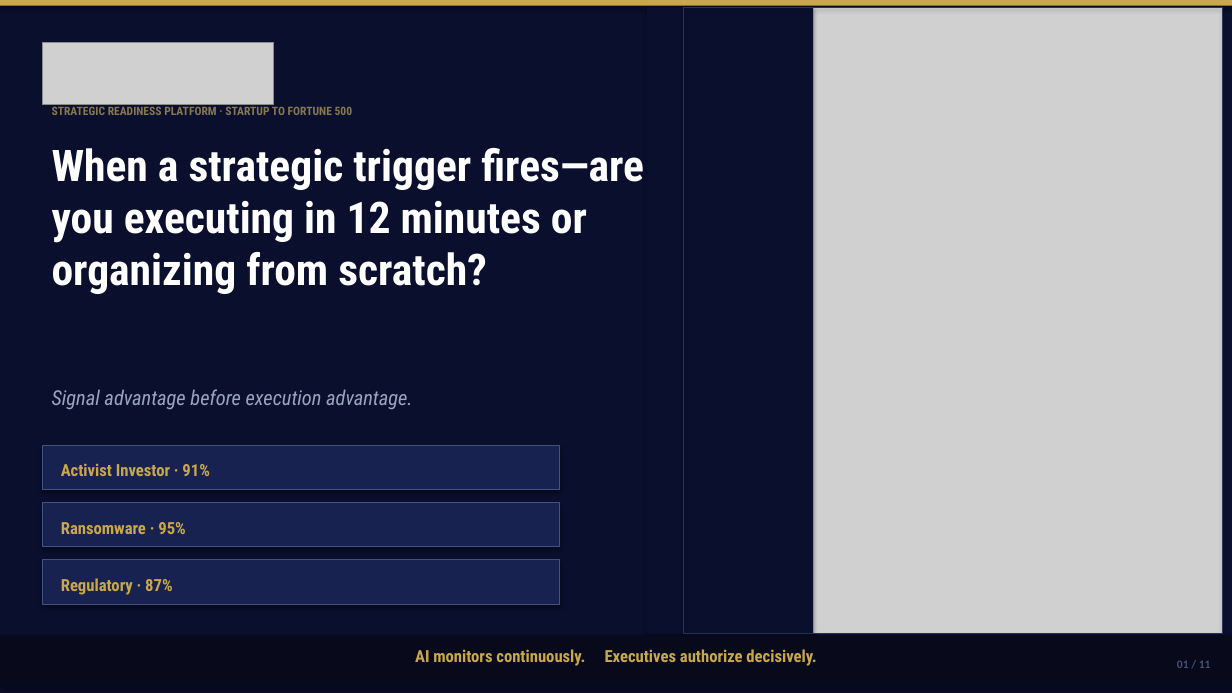
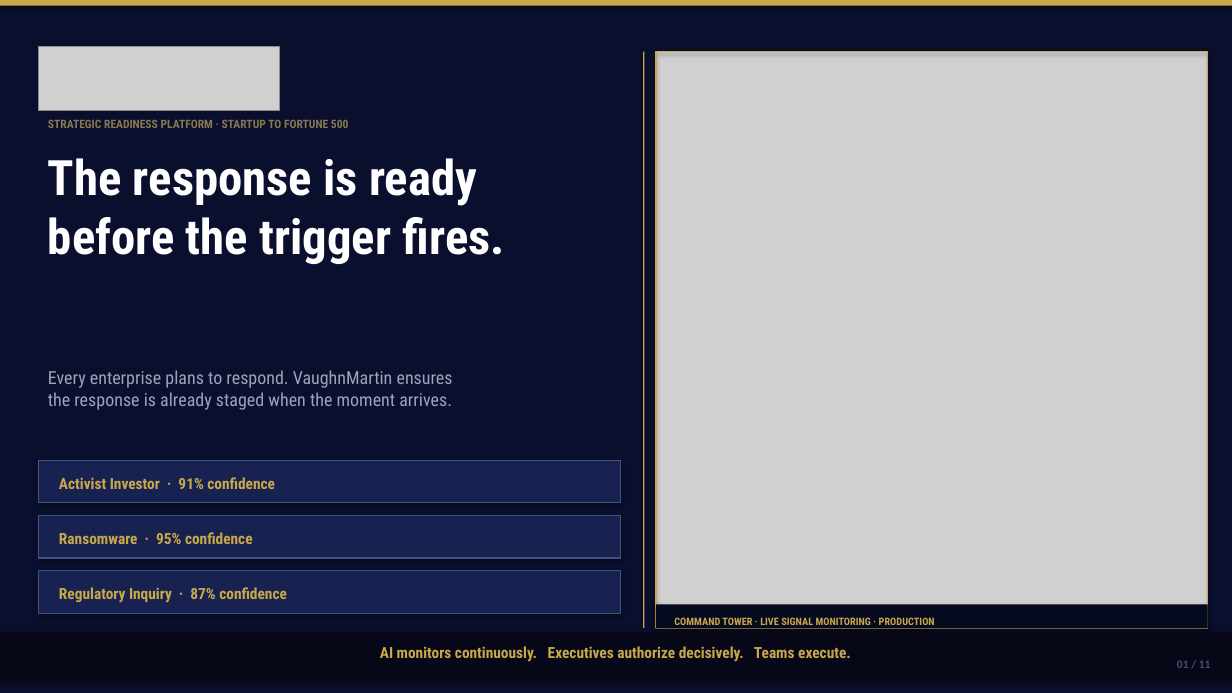
Before and after one commit to mbrunke18/CodePlatform1, a slide deck: slide 1 of attached_assets/VaughnMartin-Investor-Pitch-Deck-v10.pptx. Drawn at 1232x693 pixels with LibreOffice and Linux fonts; fonts in the diff are those of the drawing; grey boxes stand for pictures. Boxes give left, top, right and bottom in pixels: in the first picture for what was removed or moved away, otherwise in the second. Text is boxed around its words. In the diff, an @@ line names an element or a change of style, - is before the commit and + after.

```diff
--- a/attached_assets/VaughnMartin-Investor-Pitch-Deck-v10.pptx
+++ b/attached_assets/VaughnMartin-Investor-Pitch-Deck-v10.pptx
@@ picture: place and size @@
-picture at (43, 43, 274, 104)
+picture at (39, 46, 279, 111)
@@ rectangle: place and size @@
-rectangle at (647, 7, 813, 634)
+rectangle at (643, 52, 644, 628)
@@ rectangle at (643, 52, 644, 628): fill #0A0F2E to #C9A84C @@
@@ picture: place and size @@
-picture at (684, 7, 1223, 634)
+picture at (656, 52, 1208, 628)
@@ rectangle: place and size @@
-rectangle at (684, 7, 1223, 634)
+rectangle at (656, 52, 1208, 628)
@@ rectangle at (656, 52, 1208, 628): outline #283458 0.8 pt to #C9A84C 1.2 pt @@
@@ text "STRATEGIC READINESS PLATFORM · STARTUP ...": place and size @@
-text "STRATEGIC READINESS PLATFORM · STARTUP ..." at (52, 107, 353, 115)
+text "STRATEGIC READINESS PLATFORM · STARTUP ..." at (48, 120, 349, 128)
@@ text removed at (52, 148, 644, 294) @@
-When a strategic trigger fires—are you executing in 12 minutes or organizing from scratch?
@@ text added at (48, 158, 505, 264), 38 pt, text #FFFFFF, bold @@
+The response is ready
+before the trigger fires.
@@ text added at (48, 370, 453, 410), 14 pt, text #99A5BB @@
+Every enterprise plans to respond. VaughnMartin ensures
+the response is already staged when the moment arrives.
@@ text removed at (52, 389, 412, 410) @@
-Signal advantage before execution advantage.
@@ rectangle: place and size @@
-rectangle at (43, 445, 560, 490)
+rectangle at (39, 460, 621, 503)
@@ text at (59, 477, 275, 489): text changed; size 13 to 12 pt @@
-Activist Investor · 91%
+Activist Investor · 91% confidence
@@ rectangle: place and size @@
-rectangle at (43, 503, 560, 547)
+rectangle at (39, 516, 621, 558)
@@ text at (59, 532, 253, 544): text changed; size 13 to 12 pt @@
-Ransomware · 95%
+Ransomware · 95% confidence
@@ rectangle: place and size @@
-rectangle at (43, 560, 560, 604)
+rectangle at (39, 571, 621, 614)
@@ text at (59, 587, 287, 603): text changed; size 13 to 12 pt @@
-Regulatory · 87%
+Regulatory Inquiry · 87% confidence
@@ rectangle added at (656, 604, 1208, 628), fill #060A1E @@
@@ text added at (674, 618, 935, 629), 8 pt, text #C9A84C, bold @@
+COMMAND TOWER · LIVE SIGNAL MONITORING · PRODUCTION
@@ rectangle: place and size @@
-rectangle at (0, 636, 1232, 687)
+rectangle at (0, 632, 1232, 680)
@@ rectangle at (0, 632, 1232, 680): fill #080A1C to #060818 @@
@@ text at (380, 646, 851, 662): text changed; size 13 to 12 pt @@
-AI monitors continuously. Executives authorize decisively.
+AI monitors continuously. Executives authorize decisively. Teams execute.
```
Also in this commit, not shown: 10 other slides changed, 3 other files.
